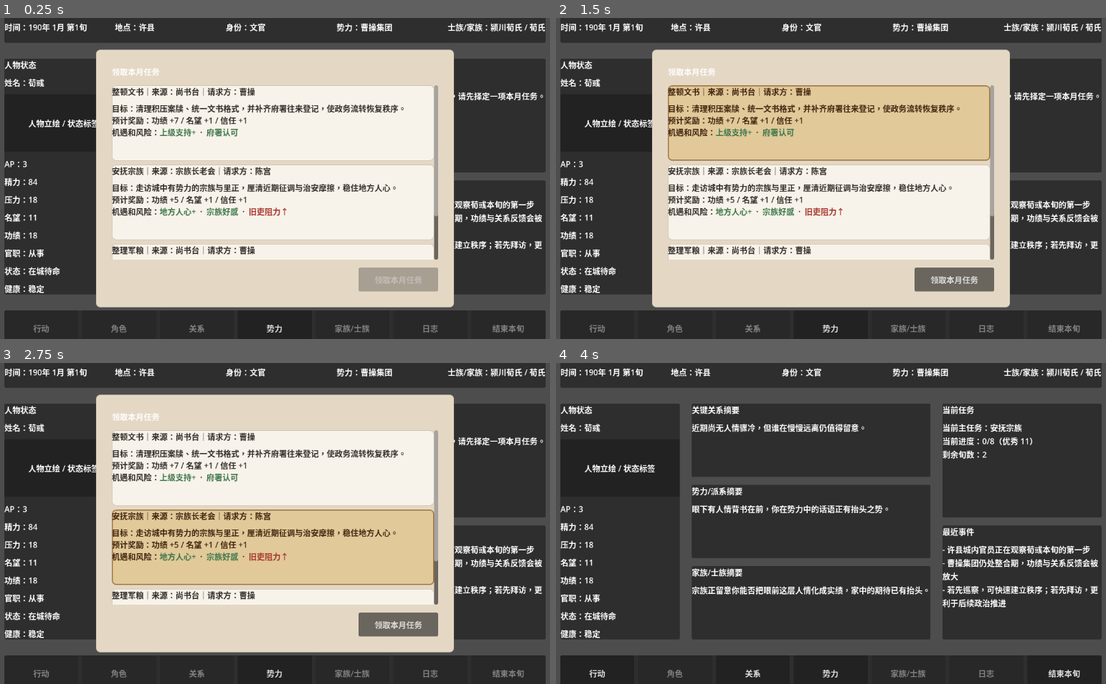
Above: before the commit, frames 1-4 (two rows, left to right).
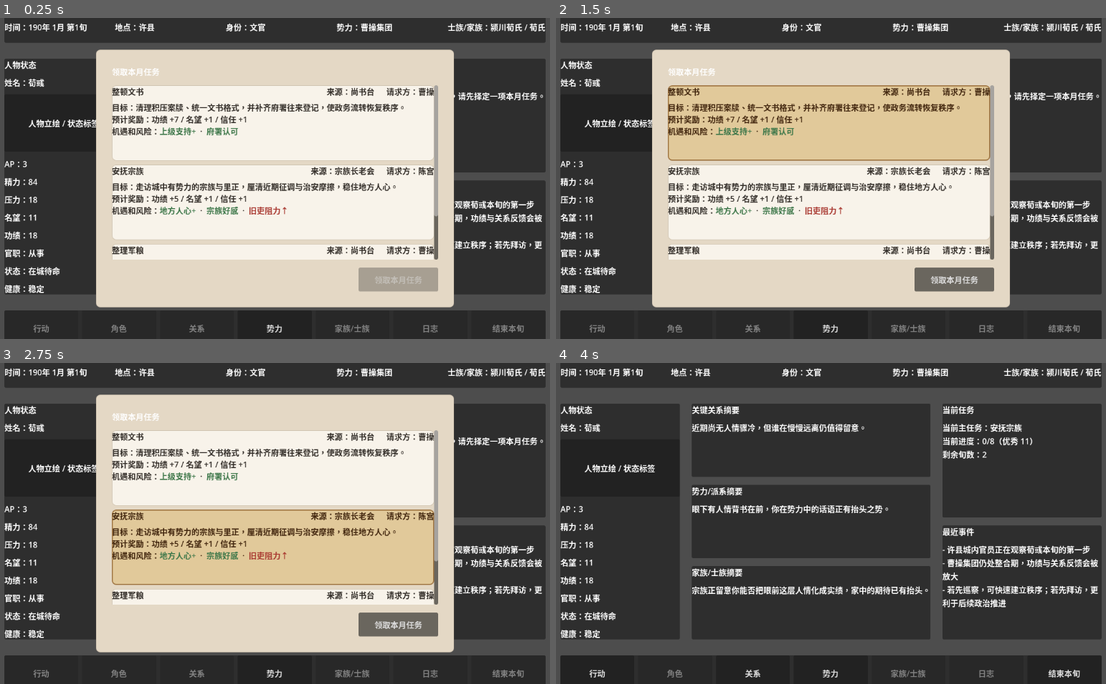
Above: after the commit, the same moments.

Repository: brand6/three-kingdoms-simulator
Game: Godot game, scene res://scenes/main/MainScene.tscn
Same seed, same stepped clock (60 frames per second), same inputs: the game is played once before the commit and once after it.
Inputs (mouse positions are in pixels of both pictures, inside the frame that each line leads up to):
- Up to frame 1 (0.25 s): no input
- Up to frame 2 (1.5 s): click "势力" at 0.5 s; click (831, 123) at 1.25 s
- Up to frame 3 (2.75 s): click (275, 545) at 2 s
- Up to frame 4 (4 s): click (831, 626) at 2.75 s; click "领取本月任务" at 3.5 s

The runs differ from the first frame. In frame 1, 4.6% of the frame differs, in the area x 20-79%, y 21-74%; in frame 2, 4.5%; in frame 3, 4.5%; in frame 4, nothing differs.

Commit message:
feat(260409-ef2): tighten monthly task card layout
- split the task card header into spaced title, source, and requester fields
- normalize body copy spacing so task descriptions no longer render extra blank lines

Diff:
--- a/three-kingdoms-simulator/scripts/ui/TaskSelectPanel.gd
+++ b/three-kingdoms-simulator/scripts/ui/TaskSelectPanel.gd
@@ -96,16 +96,25 @@
 	content.offset_right = 0
 	content.offset_bottom = 0
 	content.size_flags_horizontal = Control.SIZE_EXPAND_FILL
-	content.add_theme_constant_override("separation", 10)
-
-	var header := Label.new()
-	header.name = "HeaderLabel"
-	header.mouse_filter = Control.MOUSE_FILTER_IGNORE
-	header.autowrap_mode = TextServer.AUTOWRAP_WORD_SMART
-	header.size_flags_horizontal = Control.SIZE_EXPAND_FILL
-	header.text = _card_header_text(candidate, repository)
-	header.add_theme_color_override("font_color", CARD_TEXT_SELECTED if selected else CARD_TEXT_NORMAL)
-	content.add_child(header)
+	content.add_theme_constant_override("separation", 8)
+
+	var header_row := HBoxContainer.new()
+	header_row.name = "HeaderLabel"
+	header_row.mouse_filter = Control.MOUSE_FILTER_IGNORE
+	header_row.size_flags_horizontal = Control.SIZE_EXPAND_FILL
+	header_row.add_theme_constant_override("separation", 24)
+	content.add_child(header_row)
+
+	var font_color := CARD_TEXT_SELECTED if selected else CARD_TEXT_NORMAL
+	for header_meta in _card_header_segments(candidate, repository):
+		var header_label := Label.new()
+		header_label.name = str(header_meta.get("name", "HeaderSegment"))
+		header_label.mouse_filter = Control.MOUSE_FILTER_IGNORE
+		header_label.size_flags_horizontal = int(header_meta.get("size_flags_horizontal", 0))
+		header_label.horizontal_alignment = int(header_meta.get("alignment", HORIZONTAL_ALIGNMENT_LEFT))
+		header_label.text = str(header_meta.get("text", ""))
+		header_label.add_theme_color_override("font_color", font_color)
+		header_row.add_child(header_label)
 
 	var body := RichTextLabel.new()
 	body.name = "BodyLabel"
@@ -114,26 +123,73 @@
 	body.fit_content = true
 	body.scroll_active = false
 	body.autowrap_mode = TextServer.AUTOWRAP_WORD_SMART
+	body.bbcode_text = _card_body_text(candidate)
 	body.size_flags_horizontal = Control.SIZE_EXPAND_FILL
-	body.add_theme_color_override("default_color", CARD_TEXT_SELECTED if selected else CARD_TEXT_NORMAL)
-	body.text = _card_body_text(candidate)
+	body.add_theme_color_override("default_color", font_color)
 	content.add_child(body)
 	return content
 
 
-func _card_header_text(candidate: Dictionary, repository: Node) -> String:
+
+func _card_header_segments(candidate: Dictionary, repository: Node) -> Array[Dictionary]:
 	var task_name := str(candidate.get("name", "—"))
 	var requester_name := _requester_text(candidate, repository)
 	var institution_name := _institution_text(candidate)
-	return "%s｜来源：%s｜请求方：%s" % [task_name, institution_name, requester_name]
+	return [
+		{
+			"name": "TitleLabel",
+			"text": task_name,
+			"size_flags_horizontal": Control.SIZE_EXPAND_FILL,
+			"alignment": HORIZONTAL_ALIGNMENT_LEFT,
+		},
+		{
+			"name": "SourceLabel",
+			"text": "来源：%s" % institution_name,
+			"alignment": HORIZONTAL_ALIGNMENT_LEFT,
+		},
+		{
+			"name": "RequesterLabel",
+			"text": "请求方：%s" % requester_name,
+			"alignment": HORIZONTAL_ALIGNMENT_LEFT,
+		},
+	]
+
+
+func _card_header_text(candidate: Dictionary, repository: Node) -> String:
+	var segments: Array[String] = []
+	for segment in _card_header_segments(candidate, repository):
+		segments.append(str(segment.get("text", "")).strip_edges())
+	return "    ".join(segments)
 
 
 func _card_body_text(candidate: Dictionary) -> String:
 	var lines: Array[String] = []
-	lines.append("目标：%s" % str(candidate.get("description", "")))
+	lines.append("目标：%s" % _normalize_card_text(str(candidate.get("description", "")), "—"))
 	lines.append("预计奖励：%s" % _reward_text(Dictionary(candidate.get("base_rewards", {}))))
 	lines.append(_political_tags_text(candidate))
 	return "\n".join(lines)
+
+
+func _normalize_card_text(value: String, fallback: String = "") -> String:
+	var normalized_lines: Array[String] = []
+	var previous_blank := false
+	for raw_line in value.replace("\r\n", "\n").split("\n", false):
+		var line := raw_line.strip_edges()
+		if line.is_empty():
+			if previous_blank:
+				continue
+			previous_blank = true
+			normalized_lines.append("")
+			continue
+		previous_blank = false
+		normalized_lines.append(line)
+	while not normalized_lines.is_empty() and normalized_lines[0].is_empty():
+		normalized_lines.remove_at(0)
+	while not normalized_lines.is_empty() and normalized_lines[normalized_lines.size() - 1].is_empty():
+		normalized_lines.remove_at(normalized_lines.size() - 1)
+	if normalized_lines.is_empty():
+		return fallback
+	return "\n".join(normalized_lines)
 
 
 func _resolve_character_name(repository: Node, character_id: String) -> String:
